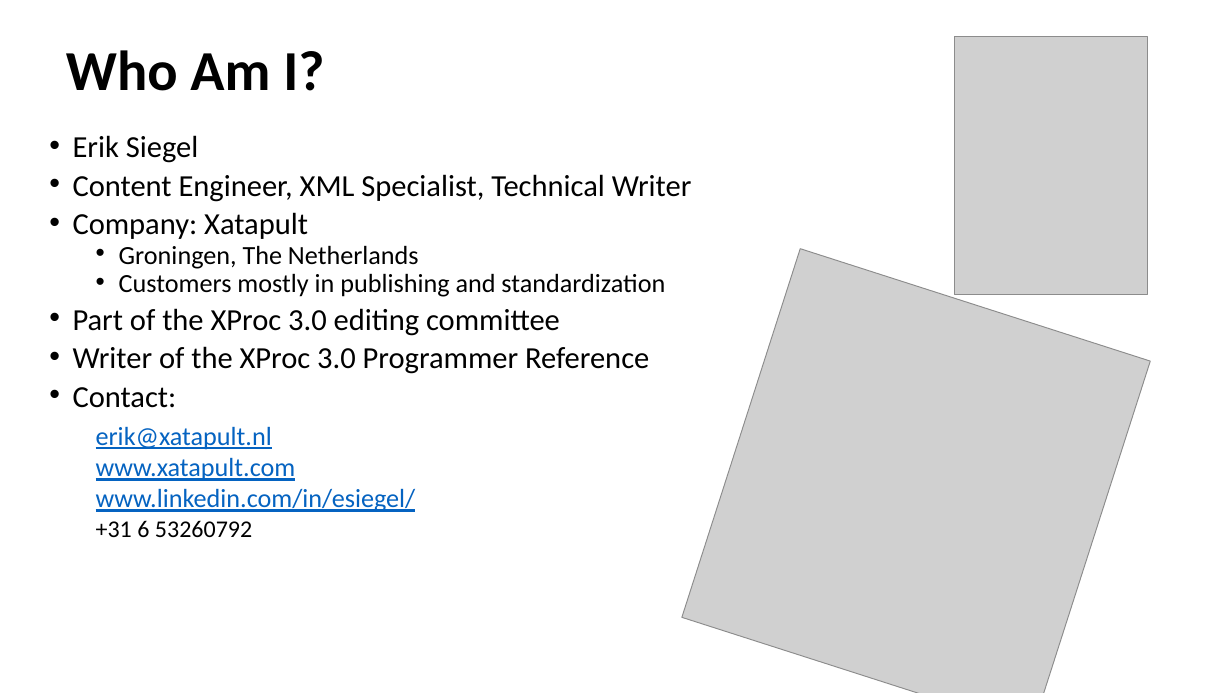
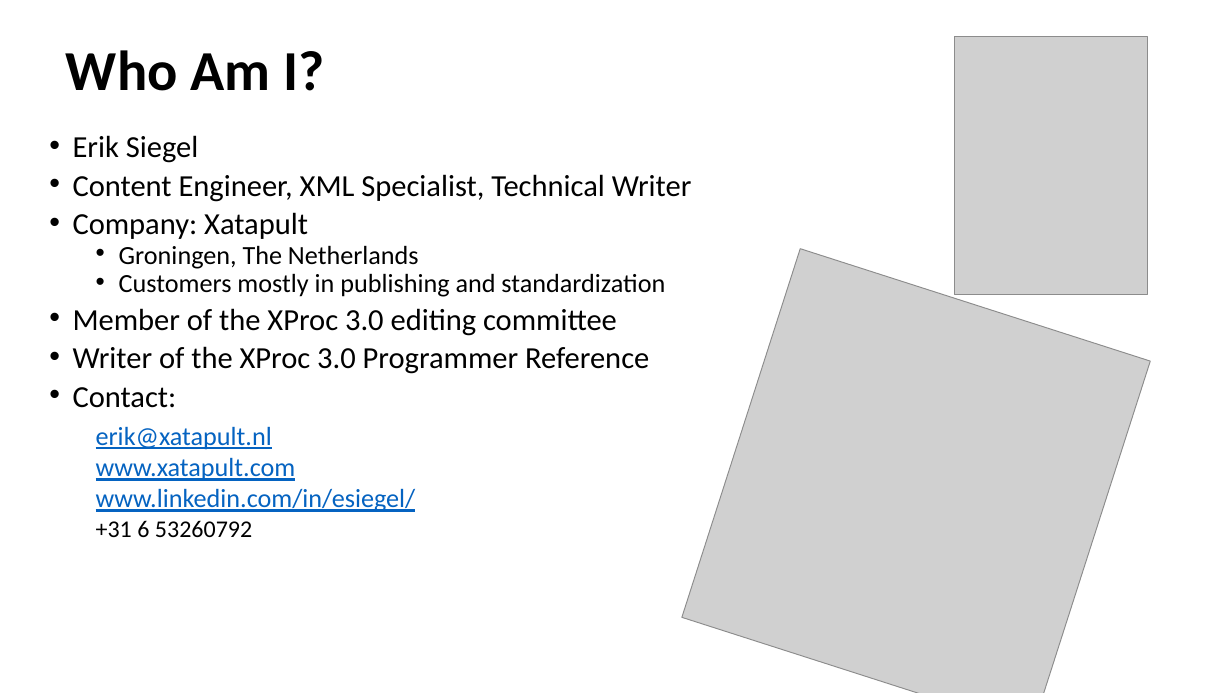
Before and after one commit to xatapult/markupuk-2020, a slide deck: slide 2 of 101-A/presentation/markupuk-2020-101-A.pptx. Drawn at 1232x693 pixels with LibreOffice and Linux fonts; fonts in the diff are those of the drawing; grey boxes stand for pictures; background and template pictures are left out. Boxes give left, top, right and bottom in pixels: in the first picture for what was removed or moved away, otherwise in the second. Text is boxed around its words. In the diff, an @@ line names an element or a change of style, - is before the commit and + after.

Commit message:
Presentation update

```diff
--- a/101-A/presentation/markupuk-2020-101-A.pptx
+++ b/101-A/presentation/markupuk-2020-101-A.pptx
@@ text at [73,308,617,336]: text changed @@
-• Part of the XProc 3.0 editing committee
+• Member of the XProc 3.0 editing committee
```
Also in this commit, not shown: 1 other slide changed, 1 slide added, 1 other file.
